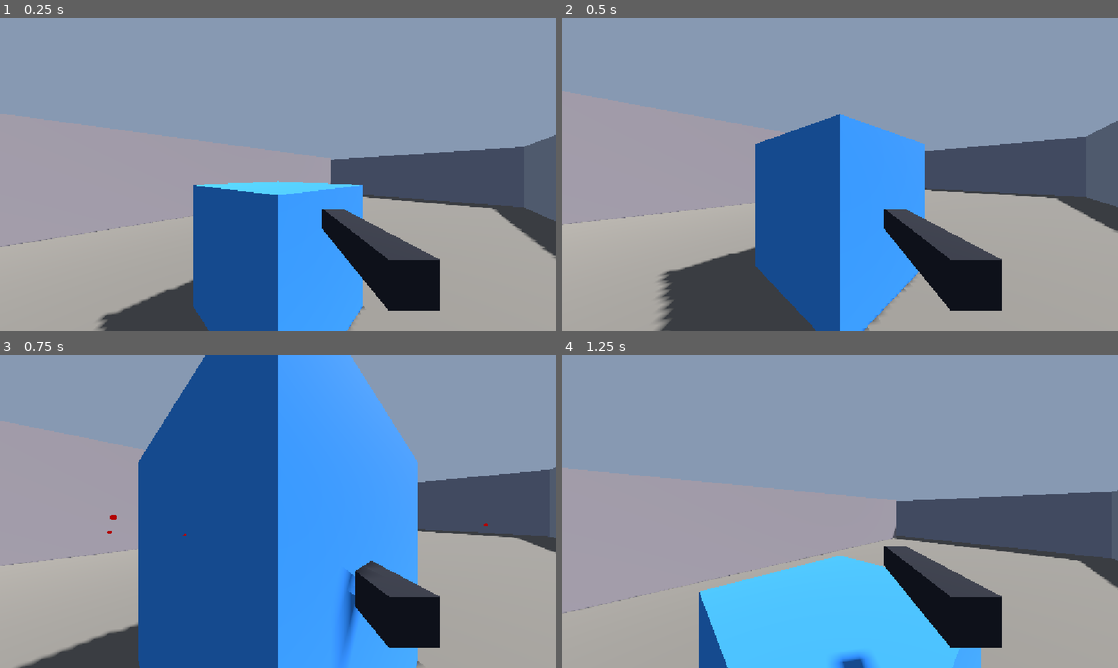
Above: before the commit, frames 1-4 (two rows, left to right).
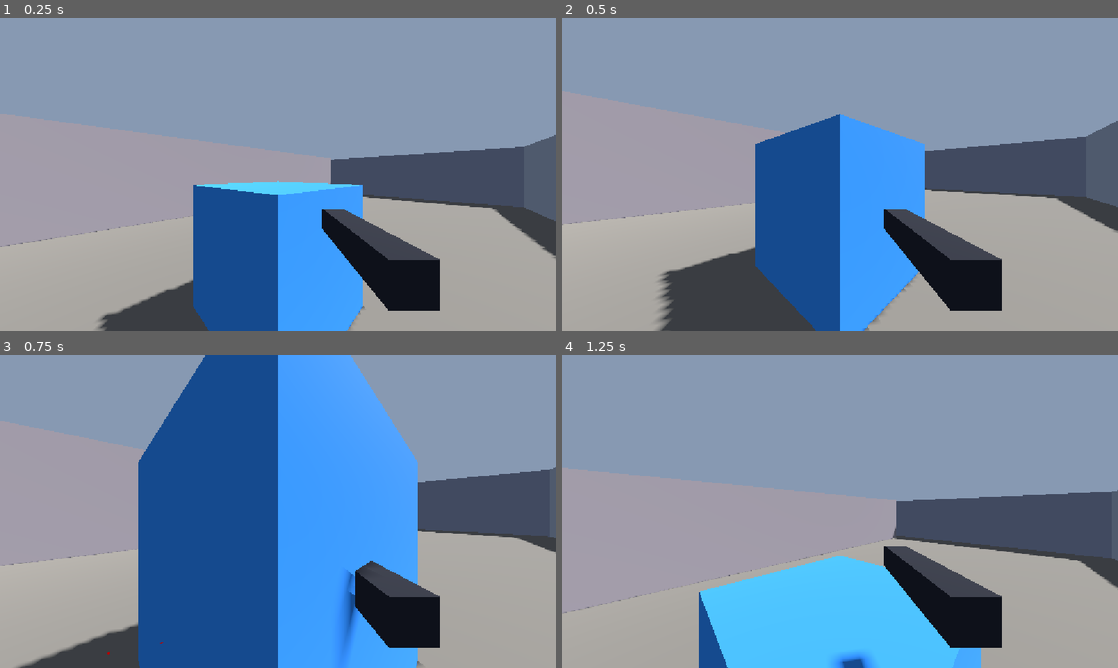
Above: after the commit, the same moments.

Repository: jamshu/gameroom
Game: Godot game, scene res://Main.tscn
Two runs of this game, one before a commit and one after it. Both use one fixed random seed, a clock stepped at 60 frames per second and the inputs below.
Inputs (mouse positions are in pixels of both pictures, inside the frame that each line leads up to):
- Up to frame 1 (0.25 s): no input
- Up to frame 2 (0.5 s): no input
- Up to frame 3 (0.75 s): tap Enter at 0.5 s; move the mouse to (250, 574) at 0.52 s; press the mouse at (250, 574) at 0.53 s; hold W (move_forward) from 0.53 s (still down)
- Up to frame 4 (1.25 s): keep holding W (move_forward); tap Space (jump) at 0.77 s

Frames 1-2 are identical in both runs. In frame 3, less than 0.1% of the frame differs, in the area x 19-88%, y 51-96%; in frame 4, nothing differs.

Commit message:
fix(hidefire): desktop cursor-aim shooting + reliable fullscreen
Shooting (desktop):
- Without pointer lock the cursor is free, but fire raycast came from the centre
  crosshair — so clicking a target missed it. Now the first (unlocked) click
  fires a ray through the CLICKED pixel (camera.project_ray_*), then captures the
  pointer; once locked, subsequent shots use the centre crosshair. Mobile fire
  (centre) is unchanged.

Fullscreen:
- Native requestFullscreen fails on iOS and only half-filled the screen on
  desktop (the 16:9 stage letterboxed inside the fullscreen viewport). Switch to
  a CSS-expand (fixed cover of the viewport) as the source of truth — works on
  every device, no half-screen — with best-effort native FS on top so Android
  hides its chrome. The canvas keeps a centred 16:9 box (no distortion).
- Bump ENGINE_VERSION v4 -> v5.

Co-Authored-By: Claude Opus 4.8 <noreply@anthropic.com>

Diff:
--- a/godot/hidefire/Player.gd
+++ b/godot/hidefire/Player.gd
@@ -81,8 +81,14 @@
 		camera.rotation.x = _pitch
 		camo_still = false
 	elif event.is_action_pressed("fire"):
-		Input.mouse_mode = Input.MOUSE_MODE_CAPTURED   # click to (re)capture
-		_fire()
+		# Before pointer-lock the cursor is free, so aim at the CLICK position
+		# (otherwise the shot would come from the centre crosshair and miss what
+		# you clicked). After locking, fire from the centre.
+		if Input.mouse_mode != Input.MOUSE_MODE_CAPTURED:
+			_fire(event.position)
+			Input.mouse_mode = Input.MOUSE_MODE_CAPTURED
+		else:
+			_fire()
 		camo_still = false
 	elif event.is_action_pressed("camo") and can_camo:
 		_apply_camo()
@@ -199,11 +205,20 @@
 		velocity.z = move_toward(velocity.z, 0.0, speed)
 	move_and_slide()
 
-func _fire() -> void:
+func _fire(screen_pos = null) -> void:
 	_muzzle_flash()
 	var space := get_world_3d().direct_space_state
-	var from := camera.global_position
-	var to := from - camera.global_transform.basis.z * 100.0
+	var from: Vector3
+	var dir: Vector3
+	if screen_pos != null and camera:
+		# Cursor-aim (pointer not locked): shoot through the clicked pixel.
+		from = camera.project_ray_origin(screen_pos)
+		dir = camera.project_ray_normal(screen_pos)
+	else:
+		# Centre crosshair.
+		from = camera.global_position
+		dir = -camera.global_transform.basis.z
+	var to := from + dir * 100.0
 	var q := PhysicsRayQueryParameters3D.create(from, to)
 	q.exclude = [self]
 	var hit := space.intersect_ray(q)
Not shown, changed: src/lib/components/HideFireArena.svelte
